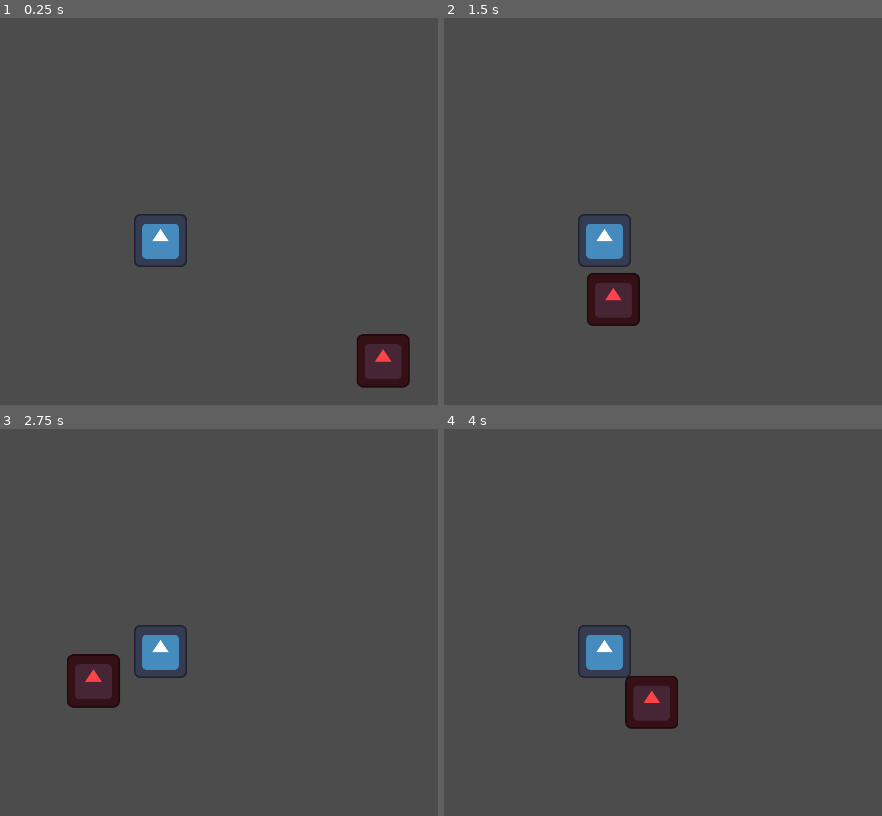
Above: before the commit, frames 1-4 (two rows, left to right).
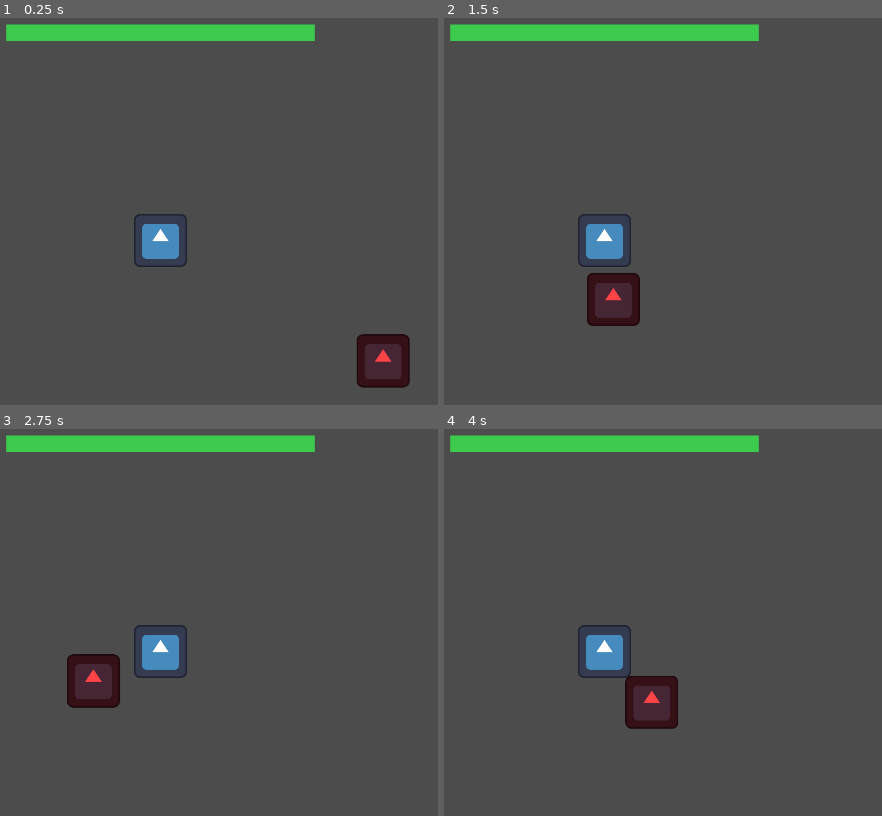
Above: after the commit, the same moments.

Repository: avidandy/GMTK_25
Game: Godot game, scene res://scenes/main.tscn
Same seed, same stepped clock (60 frames per second), same inputs: the game is played once before the commit and once after it. This scene is started directly instead of the project's main scene. The engine's default icon, where the game draws it, is replaced by a stand-in: a white triangle on a blue panel in a dark square.
Inputs:
- Up to frame 1 (0.25 s): no input
- Up to frame 2 (1.5 s): hold Right (right) 0.53-1.28 s; hold Down (down) from 1.28 s (still down)
- Up to frame 3 (2.75 s): tap Enter at 2 s; release Down (down) at 2.03 s; hold Right (right) from 2.03 s (still down)
- Up to frame 4 (4 s): release Right (right) at 2.78 s; hold Up (up) 2.78-3.53 s; hold Left (left) from 3.53 s (still down)

The runs differ from the first frame. In frame 1, 3.1% of the frame differs, in the area x 1-72%, y 1-6%; in frame 2, 3.1%; in frame 3, 3.1%; in frame 4, 3.1%.

Commit message:
Adds initial health bar
Adds basic UI elements such as a health bar.

Diff:
--- a/scenes/main.tscn
+++ b/scenes/main.tscn
@@ -1,9 +1,42 @@
-[gd_scene load_steps=3 format=3 uid="uid://ca20skrm15yjl"]
+[gd_scene load_steps=4 format=3 uid="uid://fv2hn6sjj6po"]
 
+[ext_resource type="Texture2D" uid="uid://by6xyoiojiif6" path="res://assets/Block Green.png" id="1_0bbpv"]
 [ext_resource type="PackedScene" uid="uid://5pb50itsa4y3" path="res://scenes/Player.tscn" id="1_o5qli"]
-[ext_resource type="PackedScene" uid="uid://7nm2lw05hq6o" path="res://scenes/Enemy.tscn" id="2_0wfyh"]
+[ext_resource type="PackedScene" path="res://scenes/Enemy.tscn" id="2_0wfyh"]
 
 [node name="Main" type="Node2D"]
+
+[node name="UICanvasLayer" type="CanvasLayer" parent="."]
+
+[node name="HealthBarContainer" type="Control" parent="UICanvasLayer"]
+layout_mode = 3
+anchors_preset = 5
+anchor_left = 0.5
+anchor_right = 0.5
+offset_top = 40.0
+offset_bottom = 40.0
+grow_horizontal = 2
+pivot_offset = Vector2(20, 20)
+size_flags_horizontal = 3
+size_flags_vertical = 3
+
+[node name="PlayerHealthBar" type="TextureProgressBar" parent="UICanvasLayer/HealthBarContainer"]
+layout_mode = 1
+anchors_preset = 8
+anchor_left = 0.5
+anchor_top = 0.5
+anchor_right = 0.5
+anchor_bottom = 0.5
+offset_left = -370.0
+offset_top = -20.0
+offset_right = 370.0
+offset_bottom = 20.0
+grow_horizontal = 2
+grow_vertical = 2
+pivot_offset = Vector2(370, 0)
+value = 100.0
+nine_patch_stretch = true
+texture_progress = ExtResource("1_0bbpv")
 
 [node name="Player" parent="." instance=ExtResource("1_o5qli")]
 
Binary file added: assets/Block Green.png
Not shown, added: assets/Block Green.png.import
